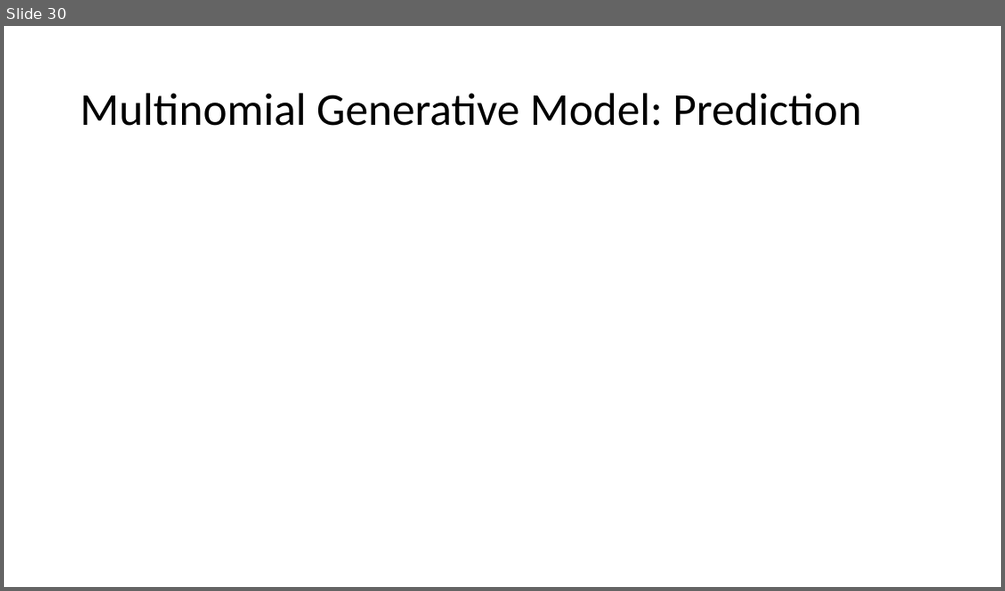
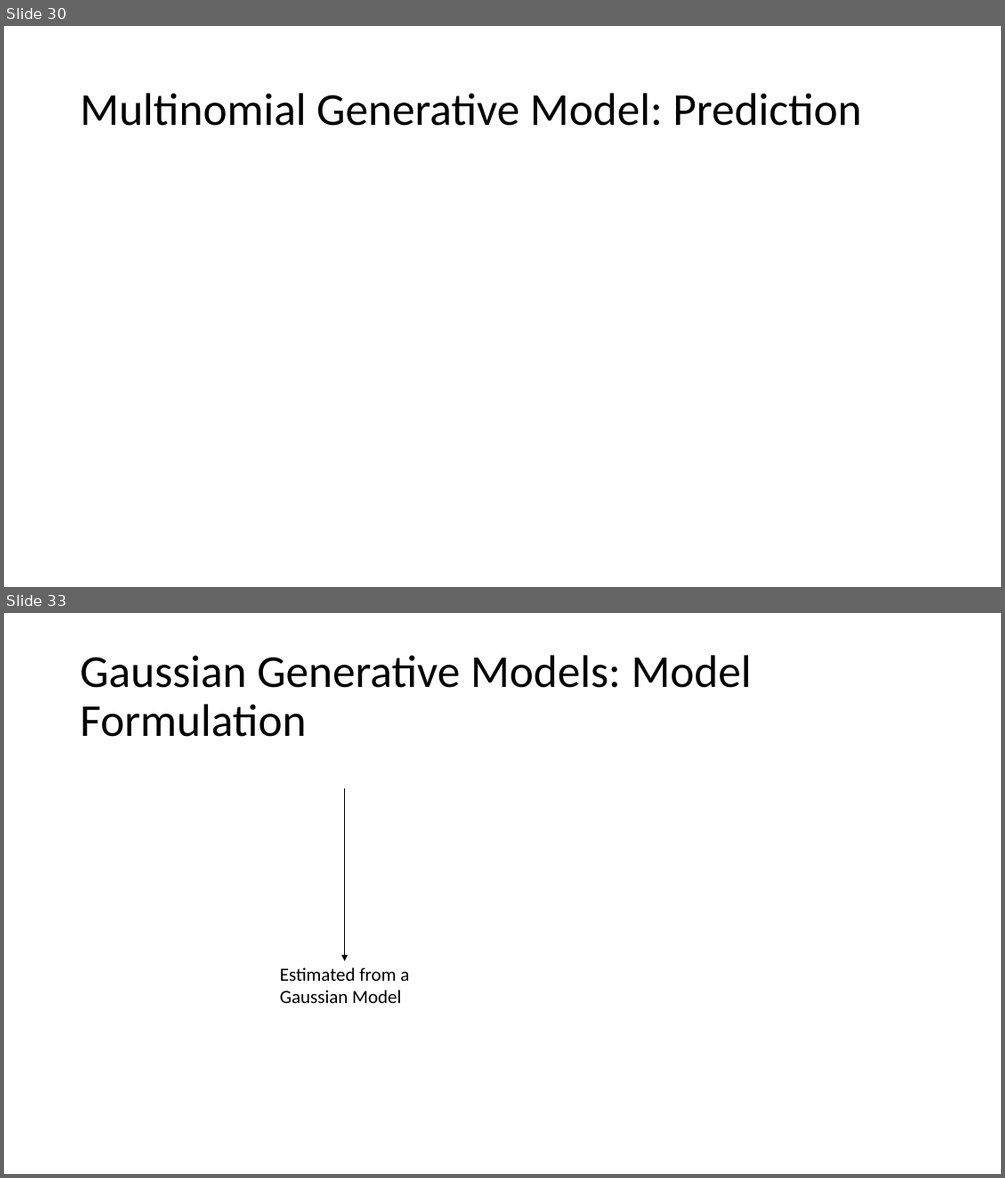
Before and after one commit to Gunnvant/idma_pt, a slide deck: ML_Unit4/decks/Generative Models.pptx. Shown one above the other, each under a label of ours: slide 30 before the commit, slides 30 and 33 after it; the slides between them are not shown. The pictures are 1005x591 and 1005x1178 pixels, drawn with LibreOffice and Linux fonts; fonts in the diff are those of the drawing; grey boxes stand for pictures. Boxes give left, top, right and bottom in pixels: in the first picture for what was removed or moved away, otherwise in the second. Text is boxed around its words. In the diff, an @@ line names an element or a change of style, - is before the commit and + after.

```diff
--- a/ML_Unit4/decks/Generative Models.pptx
+++ b/ML_Unit4/decks/Generative Models.pptx
@@ slide 33 added at (4, 613, 1001, 1174), background #FFFFFF @@
@@ title added at (80, 655, 752, 737), 44 pt, text #000000 @@
+Gaussian Generative Models: Model Formulation
@@ arrow added from (345, 788) to (345, 961), #000000 0.5 pt @@
@@ text added at (280, 967, 409, 1003), 18 pt, text #000000 @@
+Estimated from a Gaussian Model
```
Also in this commit, not shown: 2 slides changed, 17 other slides added, 6 other files.
